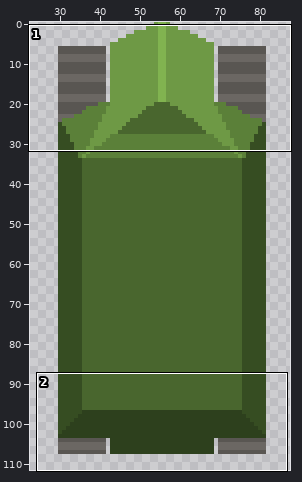
Edited in one commit: sprite sheet (assets/tank_complex_hull.png). Above, an overview of the earlier version with the close-up marked.
Close-up. As it was:
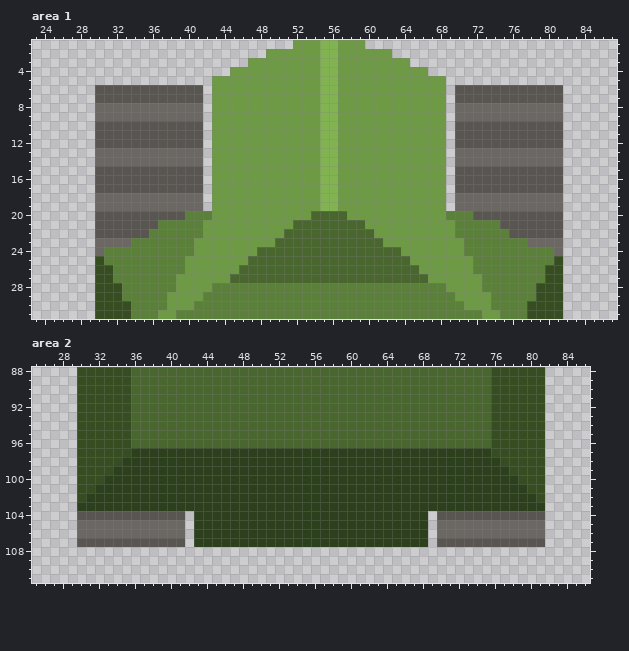
The file is 112x112 pixels. Shown: area 1: x 23..87, y 1..31; area 2: x 25..86, y 88..111. The wide view leaves out empty margins.
And afterwards:
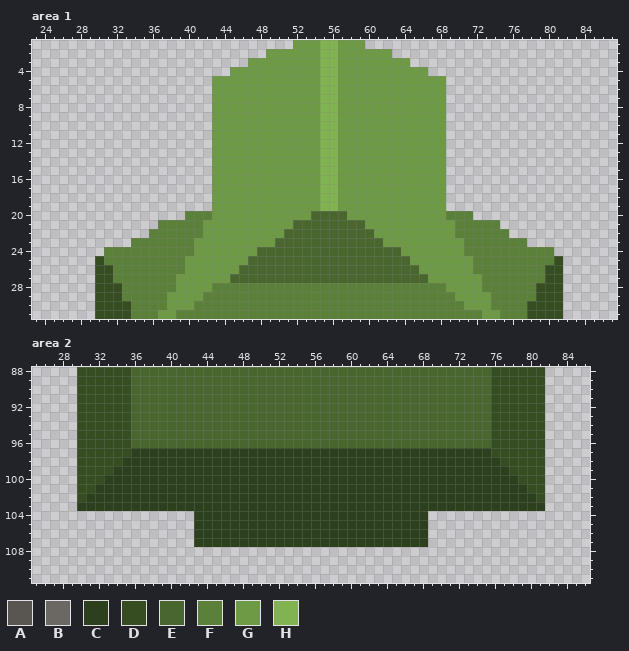
Palette (. is transparent): A #595652  B #6b6763  C #2d401d  D #364d22  E #49662e  F #5b8039  G #6e9945  H #81b350
Edits made:
Area 1:
y 6..7: x 30..41 AAAAAAAAAAAA -> ............; x 70..81 AAAAAAAAAAAA -> ............
y 8..9: x 30..41 BBBBBBBBBBBB -> ............; x 70..81 BBBBBBBBBBBB -> ............
y 10..12: x 30..41 AAAAAAAAAAAA -> ............; x 70..81 AAAAAAAAAAAA -> ............
y 13..14: x 30..41 BBBBBBBBBBBB -> ............; x 70..81 BBBBBBBBBBBB -> ............
y 15..17: x 30..41 AAAAAAAAAAAA -> ............; x 70..81 AAAAAAAAAAAA -> ............
y 18..19: x 30..41 BBBBBBBBBBBB -> ............; x 70..81 BBBBBBBBBBBB -> ............
y 20: x 30..39 AAAAAAAAAA -> ..........; x 72..81 AAAAAAAAAA -> ..........
y 21: x 30..36 AAAAAAA -> .......; x 75..81 AAAAAAA -> .......
y 22: x 30..35 AAAAAA -> ......; x 76..81 AAAAAA -> ......
y 23: x 30..33 BBBB -> ....; x 78..81 BBBB -> ....
y 24: x 30 B -> .; x 81 B -> .
Area 2:
y 104: x 30..41 AAAAAAAAAAAA -> ............; x 70..81 AAAAAAAAAAAA -> ............
y 105..106: x 30..41 BBBBBBBBBBBB -> ............; x 70..81 BBBBBBBBBBBB -> ............
y 107: x 30..41 AAAAAAAAAAAA -> ............; x 70..81 AAAAAAAAAAAA -> ............
Where, in picture pixels (left, top, right, bottom), the same in both close-ups:
erased: (95, 85, 203, 256)
erased: (455, 85, 563, 256)
erased: (77, 511, 185, 547)
erased: (437, 511, 545, 547)
